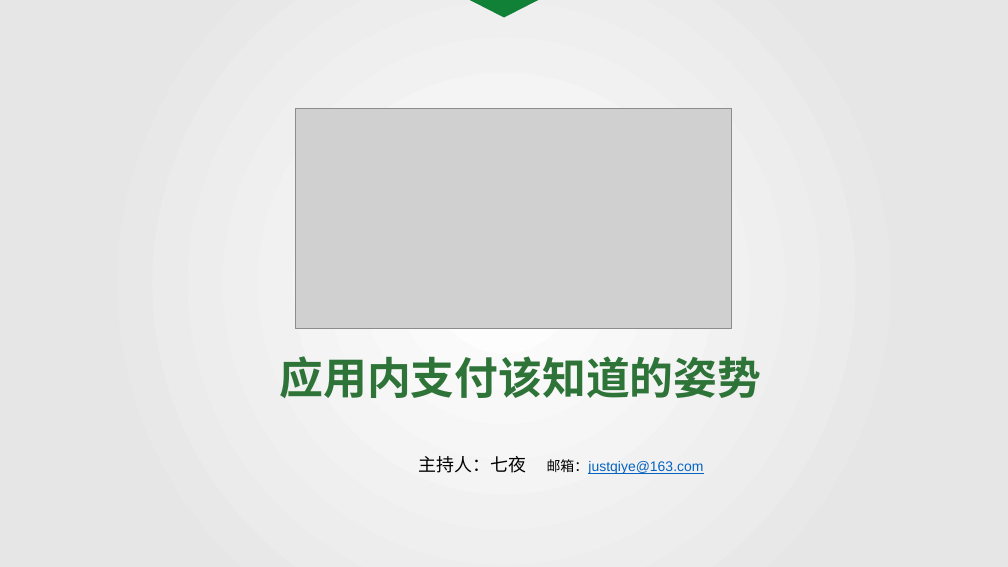
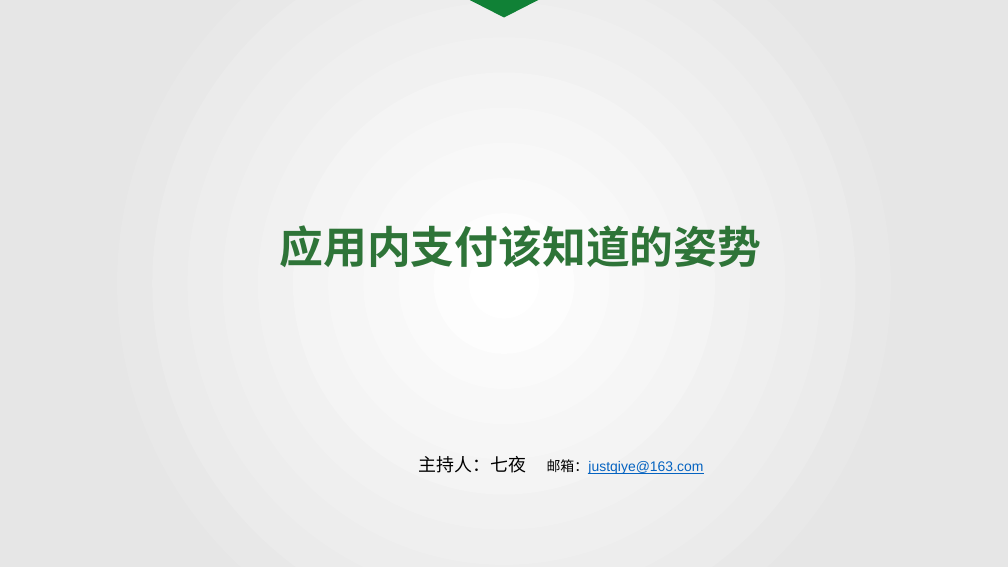
Before and after one commit to qiyer/ApplePayDemo, a slide deck: slide 1 of Pay_PPT/Apple_Pay.pptx. Drawn at 1008x567 pixels with LibreOffice and Linux fonts; fonts in the diff are those of the drawing; grey boxes stand for pictures; background and template pictures are left out. Boxes give left, top, right and bottom in pixels: in the first picture for what was removed or moved away, otherwise in the second. Text is boxed around its words. In the diff, an @@ line names an element or a change of style, - is before the commit and + after.

```diff
--- a/Pay_PPT/Apple_Pay.pptx
+++ b/Pay_PPT/Apple_Pay.pptx
@@ picture removed at bbox=[295, 108, 732, 328] @@
@@ text "应用内支付该知道的姿势": place and size @@
-text "应用内支付该知道的姿势" at bbox=[280, 356, 762, 398]
+text "应用内支付该知道的姿势" at bbox=[280, 225, 762, 267]
```
Also in this commit, not shown: 1 other slide changed, 16 other files.
